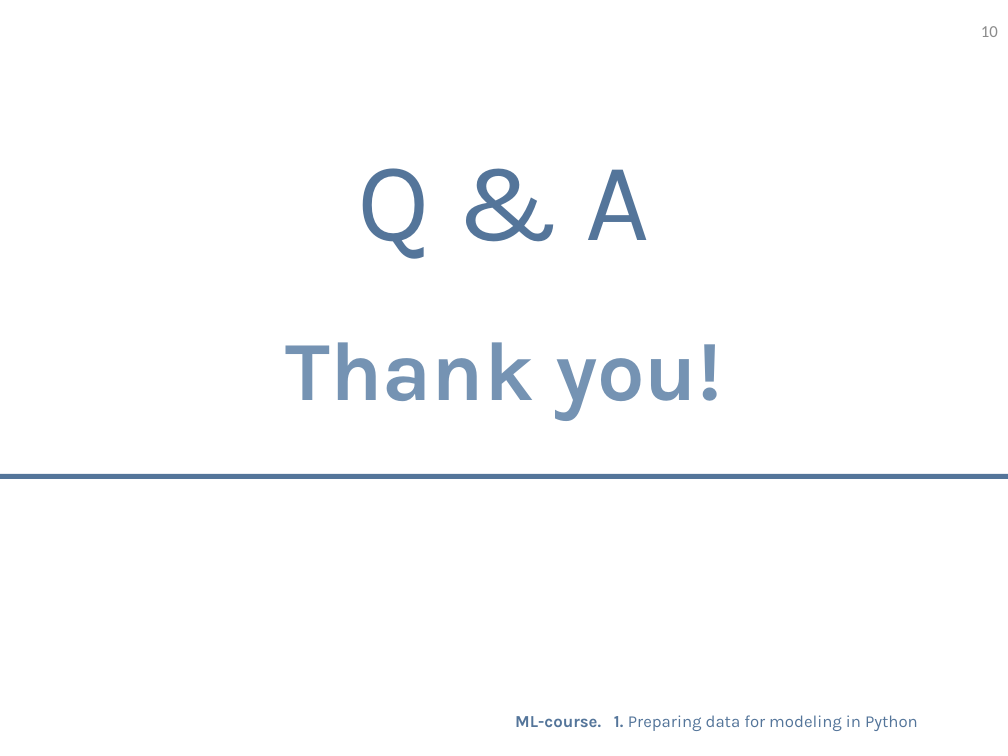
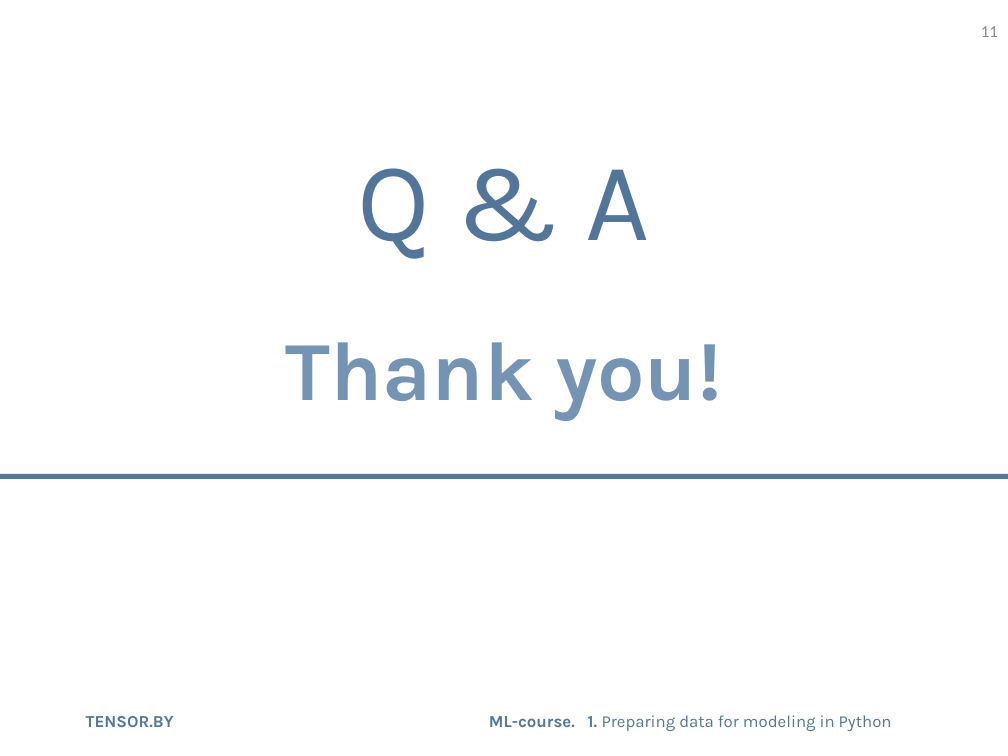
Before and after one commit to rjaffk/tensorby, a slide deck: slide 11 of lecture_introduction/presentation/lecture_introduction.pptx (slide 10 before the commit). Drawn at 1008x756 pixels with LibreOffice and Linux fonts; fonts in the diff are those of the drawing; background and template pictures are left out. Boxes give left, top, right and bottom in pixels: in the first picture for what was removed or moved away, otherwise in the second. Text is boxed around its words. In the diff, an @@ line names an element or a change of style, - is before the commit and + after.

```diff
--- a/lecture_introduction/presentation/lecture_introduction.pptx
+++ b/lecture_introduction/presentation/lecture_introduction.pptx
@@ page number at [981,26,998,37]: text changed @@
-10
+11
@@ text at [86,715,892,731]: text changed @@
-ML-course. 1. Preparing data for modeling in Python
+TENSOR.BY ML-course. 1. Preparing data for modeling in Python
```
Also in this commit, not shown: 7 other slides changed, 1 slide added, 3 other files.
